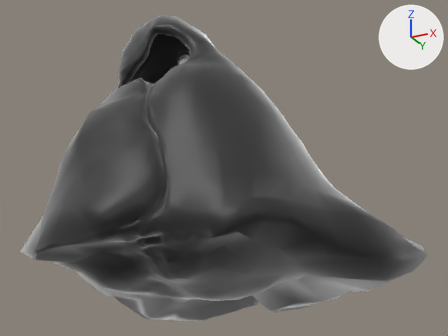
Renders of the Blender file assets/models/merchant.blend from each side of a commit.
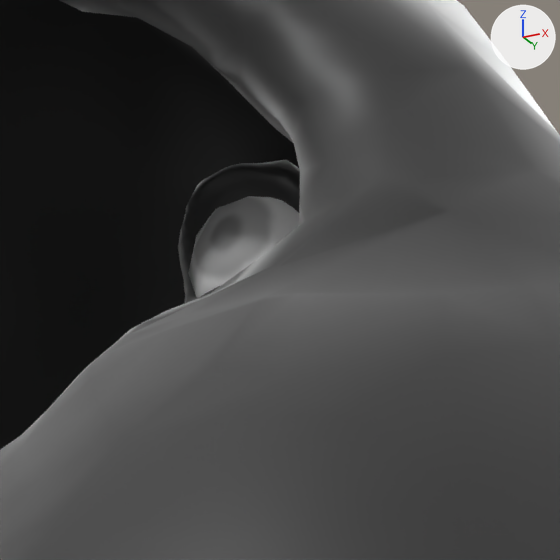
There are two pictures of each version: one whole from a 50 mm lens placed at (1.675, -2.75, -0.863), pointed at (0.122, 0.356, 0.535), one close up on the part from 35% to 48% of the width and 10% to 27% of the height. Every picture has the same lights, and +X, +Y and +Z are marked at upper right.

The first close-up shows 'Merchant'.
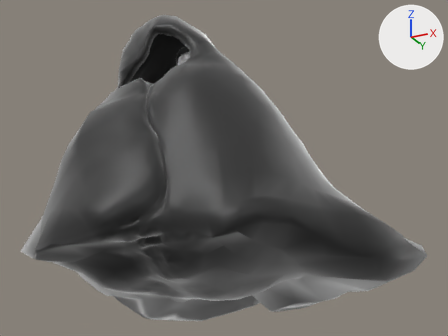
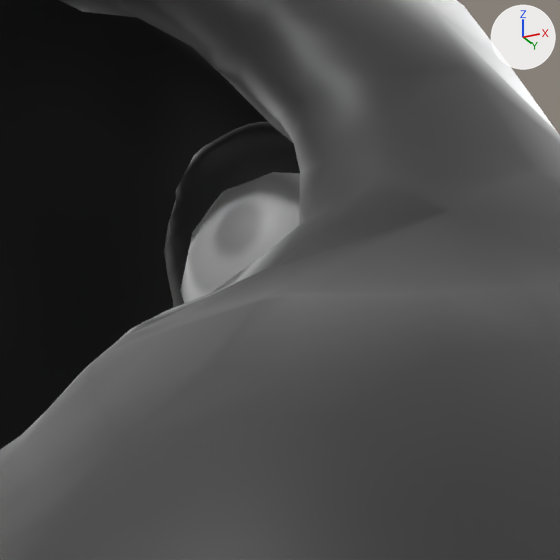
Boxes (x1, y1, x2, y2) around the edits, measured in the close-ups (560 x 560 px; the box of a moved part takes in the faces that stretch with it):
part 1 of me_sphere, moved or reshaped: before (178, 160, 300, 303); after (164, 122, 300, 308)
part 2 of me_sphere, moved or reshaped: before (188, 196, 299, 298); after (180, 172, 300, 304)

The edits, one by one:
me_sphere has 3179 vertices, 5898 faces and spans x -1.18..1.0, y -0.63..1.38, z -0.26..1.33.
me_sphere is used by ob_merchant; location (0.0, 0.0, 0.0); rotation (0.0, 0.0, -0.251), in degrees (0, 0, -14).
me_sphere part 1: the loose piece of 482 vertices spanning x 0.08..0.19, y -0.13..-0.02, z 0.97..1.08 is scaled about its middle by 1.53, then moved by (0.02, 0.01, -0.02).
me_sphere part 2: the loose piece of 42 vertices spanning x 0.09..0.18, y -0.13..-0.04, z 0.98..1.06 is scaled about its middle by 1.53, then moved by (0.02, 0.0, -0.02).
